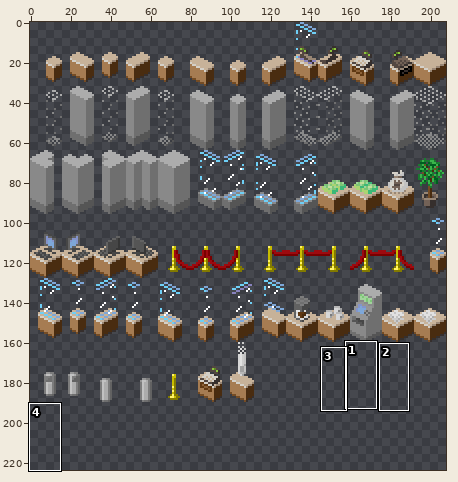
Sprite sheet, stored at Assets/Art/Tilesets/Objects/Objects.png. Above: a wide view before the commit, with the close-up outlined.
Close-up. The starting point:
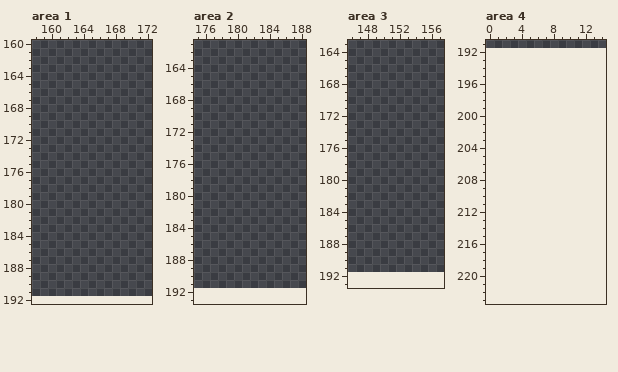
The file is 208x192 pixels. Shown: area 1: x 158..172, y 160..192; area 2: x 175..188, y 161..193; area 3: x 146..157, y 163..193; area 4: x 0..14, y 191..223. The old version is drawn lined up with the new one, on the new canvas. The commit also changed other parts of the picture, which this record leaves out.
After:
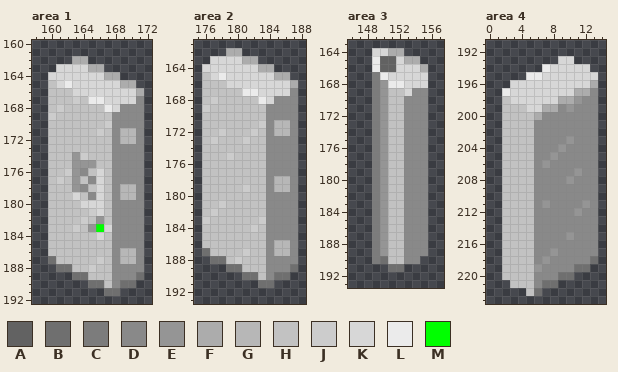
Palette (. is transparent): A #626262  B #6f6f6f  C #7c7c7c  D #898989  E #959595  F #acacac  G #b7b7b7  H #c2c2c2  J #cccccc  K #d7d7d7  L #ebebeb  M #00ff00
Diff:
canvas 208x192 -> 208x224
Area 1:
y 162: x 163..164 .. -> FF
y 163: x 161..166 ...... -> KKKKFF
y 164: x 160..168 ......... -> KKKKKKKFF
y 165: x 160..170 ........... -> HKLKKKKKKFF
y 166: x 160..171 ............ -> HHHKKKKKKKKF
y 167: x 160..171 ............ -> HHHJHLLKKKKD
y 168: x 160..171 ............ -> HJHHHHHLKDDD
y 169: x 160..171 ............ -> JHHHHHHHDDDD
y 170: x 160..171 ............ -> HHHHHHHJDDDD
y 171: x 160..171 ............ -> HHHHHHJHDGGD
y 172: x 160..171 ............ -> HHHHHHHHDGGD
y 173: x 160..171 ............ -> HHHHHHHHDDDD
y 174: x 160..171 ............ -> HHHEJHHHDDDD
y 175: x 160..171 ............ -> HHHEEEHHDDDD
y 176: x 160..171 ............ -> HHJEDHKHDDDD
y 177: x 160..171 ............ -> HJHEHDKHDDDD
y 178: x 160..171 ............ -> HHHEDHKHDGGD
y 179: x 160..171 ............ -> HHHKHDKHDGGD
y 180: x 160..171 ............ -> HHHHKKKHDDDD
y 181: x 160..171 ............ -> HHHHHJKHDDDD
y 182: x 160..171 ............ -> HHHHJHEHDDDD
y 183: x 160..171 ............ -> HHHJHEMKDDDD
y 184: x 160..171 ............ -> HHHHHHKHDDDD
y 185: x 160..171 ............ -> HHHHHHHHDDDD
y 186: x 160..171 ............ -> HHHHHHHHDGGD
y 187: x 160..171 ............ -> BHHHHHJHDGGD
y 188: x 161..171 ........... -> BBHHJHHDDDD
y 189: x 163..171 ......... -> BBHHHDDDB
y 190: x 165..170 ...... -> BBHDBB
y 191: x 167..168 .. -> BB
Area 2:
y 162: x 179..180 .. -> FF
y 163: x 177..182 ...... -> KKKKFF
y 164: x 176..184 ......... -> KKKKKKKFF
y 165: x 176..186 ........... -> HKLKKKKKKFF
y 166: x 176..187 ............ -> HHHKKKKKKKKF
y 167: x 176..187 ............ -> HHHHHLLKKKKD
y 168: x 176..187 ............ -> HJHHHHHLKDDD
y 169: x 176..187 ............ -> JHHHHHHHDDDD
y 170: x 176..187 ............ -> HHHHHHHHDDDD
y 171: x 176..187 ............ -> HHHHHHHJDGGD
y 172: x 176..187 ............ -> HHJHHHJHDGGD
y 173: x 176..187 ............ -> HJHHHJHHDDDD
y 174: x 176..187 ............ -> HHHHHHHHDDDD
y 175: x 176..187 ............ -> HHHJHHHHDDDD
y 176..177: x 176..187 ............ -> HHHHHHHHDDDD
y 178: x 176..187 ............ -> HHHHHHHHDGGD
y 179: x 176..187 ............ -> HHHHHJHHDGGD
y 180: x 176..187 ............ -> HHHHHHHHDDDD
y 181: x 176..187 ............ -> HHJHHHHHDDDD
y 182: x 176..187 ............ -> HJHHHHHHDDDD
y 183: x 176..187 ............ -> JHHHHHHJDDDD
y 184: x 176..187 ............ -> HHHHHHJHDDDD
y 185: x 176..187 ............ -> HHHHHHHHDDDD
y 186: x 176..187 ............ -> HHHHHHHHDGGD
y 187: x 176..187 ............ -> BHHHHJHHDGGD
y 188: x 177..187 ........... -> BBHJHHHDDDD
y 189: x 179..187 ......... -> BBHHHDDDB
y 190: x 181..186 ...... -> BBHDBB
y 191: x 183..184 .. -> BB
Area 3:
y 164: x 149..152 .... -> KKFF
y 165: x 149..154 ...... -> LAAKFF
y 166: x 149..155 ....... -> LAAKKKF
y 167: x 149..155 ....... -> CLKKKKK
y 168: x 149..155 ....... -> CELLKKK
y 169: x 149..155 ....... -> CEHHKDD
y 170..189: x 149..155 ....... -> CEHHDDD
y 190: x 149..154 ...... -> CBHHDD
y 191: x 151..152 .. -> BB
Area 4:
y 193: x 9..10 .. -> KK
y 194: x 7..12 ...... -> LKKKKK
y 195: x 5..13 ......... -> LLKKKKKKK
y 196: x 3..13 ........... -> KKKKKKKKKKF
y 197: x 2..13 ............ -> LKKKKKKKKFFD
y 198: x 2..13 ............ -> HKKKKKKFFEDD
y 199: x 2..13 ............ -> HHHKKFFDEDDD
y 200: x 2..13 ............ -> HHHHFDDDDDDD
y 201..202: x 2..13 ............ -> HHHHDDDDDDDD
y 203: x 2..13 ............ -> HHHHDDDDEDDD
y 204: x 2..13 ............ -> HHHHDDDEDDDD
y 205: x 2..13 ............ -> HHHHDDEDDDDD
y 206: x 2..13 ............ -> HHHHDEDDDDDD
y 207: x 2..13 ............ -> HHHHDDDDDEDD
y 208: x 2..13 ............ -> HHHHDDDDEDDD
y 209..210: x 2..13 ............ -> HHHHDDDDDDDD
y 211: x 2..13 ............ -> HHHHDEDDDDED
y 212: x 2..13 ............ -> HHHHDDDDDEDD
y 213..214: x 2..13 ............ -> HHHHDDDDDDDD
y 215: x 2..13 ............ -> HHHHDDDDEDDD
y 216: x 2..13 ............ -> HHHHDDDDDDDD
y 217: x 2..13 ............ -> HHHHDDEDDDDD
y 218: x 2..13 ............ -> HHHHDEDDDDDB
y 219: x 2..12 ........... -> HHHHEDDDDBB
y 220: x 2..10 ......... -> HHHHDDDBB
y 221: x 3..8 ...... -> HHHDBB
y 222: x 5..6 .. -> HB
Pixel boxes of the changes (left, top, right, bottom) in both close-ups:
added: (48, 56, 144, 296)
added: (202, 48, 298, 288)
added: (372, 48, 428, 272)
added: (502, 56, 598, 296)
